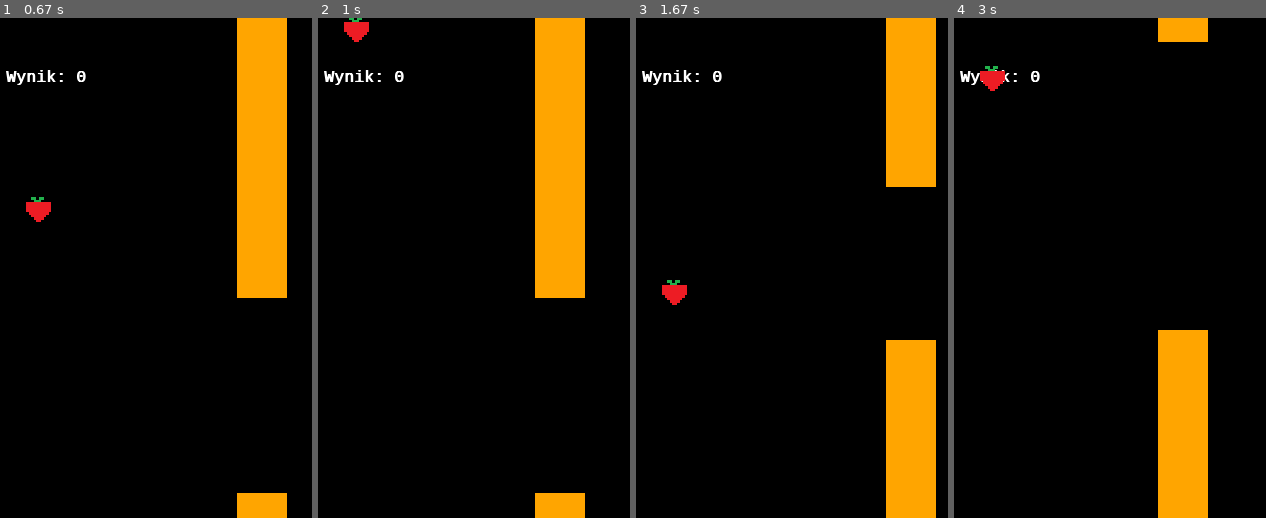
Above: before the commit, frames 1-4 (left to right).
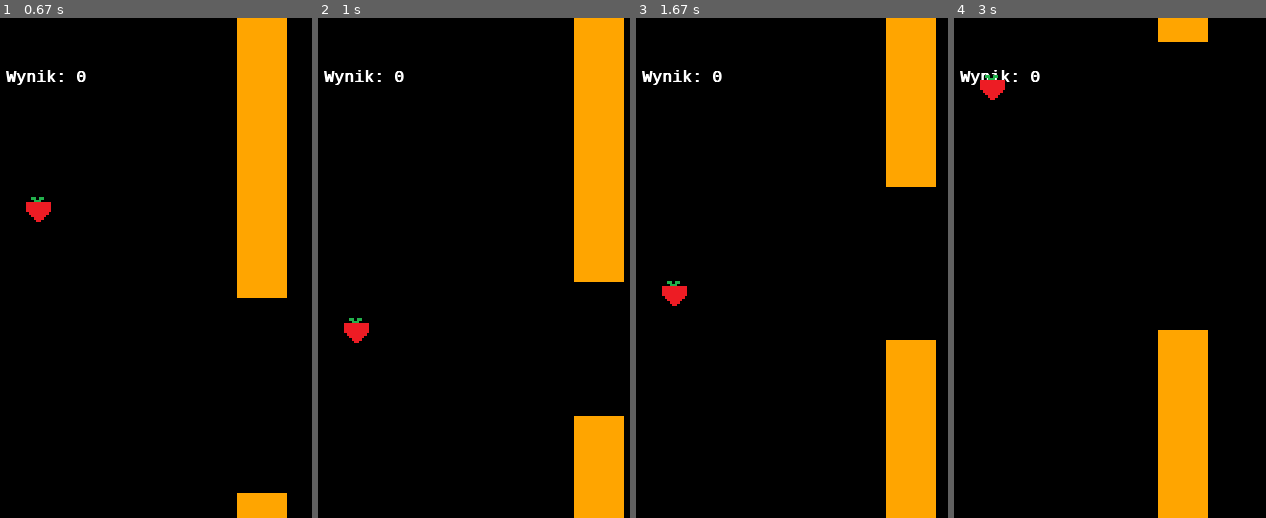
Above: after the commit, the same moments.

Repository: jedrus113/pygame
Game: pygame game, started from main.py
Same seed, same stepped clock (60 frames per second), same inputs: the game is played once before the commit and once after it.
Inputs:
- Up to frame 1 (0.67 s): tap Space at 0.33 s
- Up to frame 2 (1 s): tap Space at 0.73 s
- Up to frame 3 (1.67 s): tap Space at 1.03, 1.23, 1.57 s
- Up to frame 4 (3 s): tap Space at 1.87, 2.07, 2.37, 2.63, 2.97 s

Frame 1 is identical in both runs. In frame 2, 18% of the frame differs, in the area x 8-99%, y 0-100%; in frame 3, less than 0.1%; in frame 4, 0.3%.

Commit message:
score board upgrade

Diff:
--- a/logic/logic.py
+++ b/logic/logic.py
@@ -8,12 +8,9 @@
         ScoreBoard()
 
     def on_init(self):
-        config.World.objects = []
-        self.scoreShape = TextShape((50,50), "Wynik: " + str(config.World.score))
-        Thing(self.scoreShape)
+        config.World.objects = [config.World.objects[0]]
         self.strawberry = Thing(ImageShape('graphic/pics/food.bmp', config.Player.init_pos, config.Player.size))
-
-        self.pipe = Pipe()
+        Pipe()
 
     def keyDown(self, key):
         self.keys.append(key)
@@ -27,15 +24,16 @@
                 self.strawberry.addVector(config.World.jump_vector)
             self.strawberry.addVector(config.World.gravity_vector)
 
+            for thing in config.World.objects:
+                thing.on_loop()
+
             # end level condition
-            if self.strawberry.getPos()[1] + config.Player.size[1] > config.Window.size[1] or self.strawberry.getPos()[1] < 0 or ((self.strawberry.getPos()[0]+config.Player.size[0]-10 > self.pipe.getPos()[0] and self.strawberry.getPos()[0]-40 < self.pipe.getPos()[0]) and (self.strawberry.getPos()[1]+10 < self.pipe.height or self.strawberry.getPos()[1]+config.Player.size[1]-10 > self.pipe.height + self.pipe.size)):
+            pipe = config.World.objects[2]
+            if self.strawberry.getPos()[1] + config.Player.size[1] > config.Window.size[1] or self.strawberry.getPos()[1] < 0 or ((self.strawberry.getPos()[0]+config.Player.size[0]-10 > pipe.getPos()[0] and self.strawberry.getPos()[0]-40 < pipe.getPos()[0]) and (self.strawberry.getPos()[1]+10 < pipe.height or self.strawberry.getPos()[1]+config.Player.size[1]-10 > pipe.height + pipe.size)):
                 config.World.score = 0
                 self.on_init()
-            elif self.pipe.getPos()[0] < 0:
+            elif pipe.getPos()[0] < 0:
                 config.World.score += 1
                 del config.World.objects[2]
-                self.pipe = Pipe()
-
-            for thing in config.World.objects:
-                thing.on_loop()
+                Pipe()
         self.keys = []
